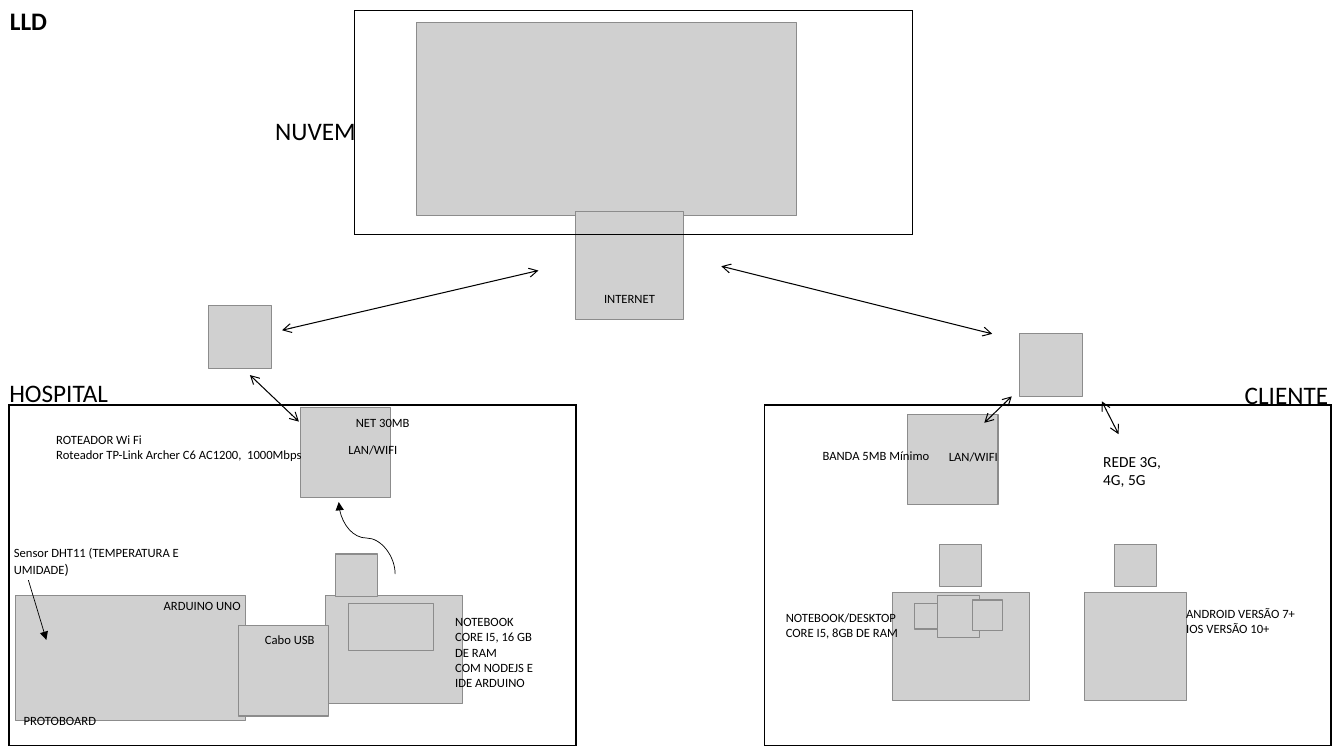
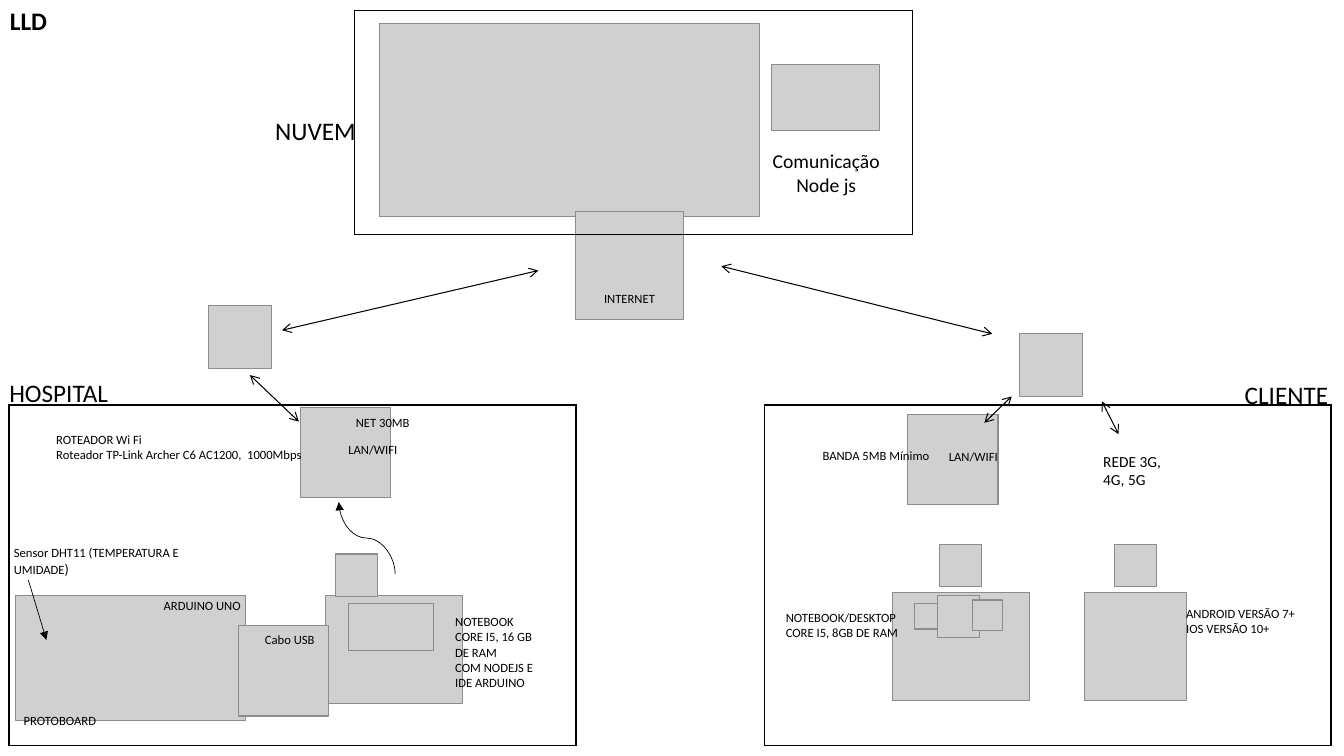
Before and after one commit to victorsamir-bandtec/Sersor-Vital, a slide deck: slide 2 of Documentacao/Desenhos/hldelld.pptx. Drawn at 1344x756 pixels with LibreOffice and Linux fonts; fonts in the diff are those of the drawing; grey boxes stand for pictures. Boxes give left, top, right and bottom in pixels: in the first picture for what was removed or moved away, otherwise in the second. Text is boxed around its words. In the diff, an @@ line names an element or a change of style, - is before the commit and + after.

```diff
--- a/Documentacao/Desenhos/hldelld.pptx
+++ b/Documentacao/Desenhos/hldelld.pptx
@@ picture: place and size @@
-picture at [416,23,797,217]
+picture at [379,23,759,217]
@@ picture added at [772,65,880,130] @@
@@ text added at [773,154,880,196], 14 pt, text #000000 @@
+Comunicação
+Node js
```
Also in this commit, not shown: 7 other files.
